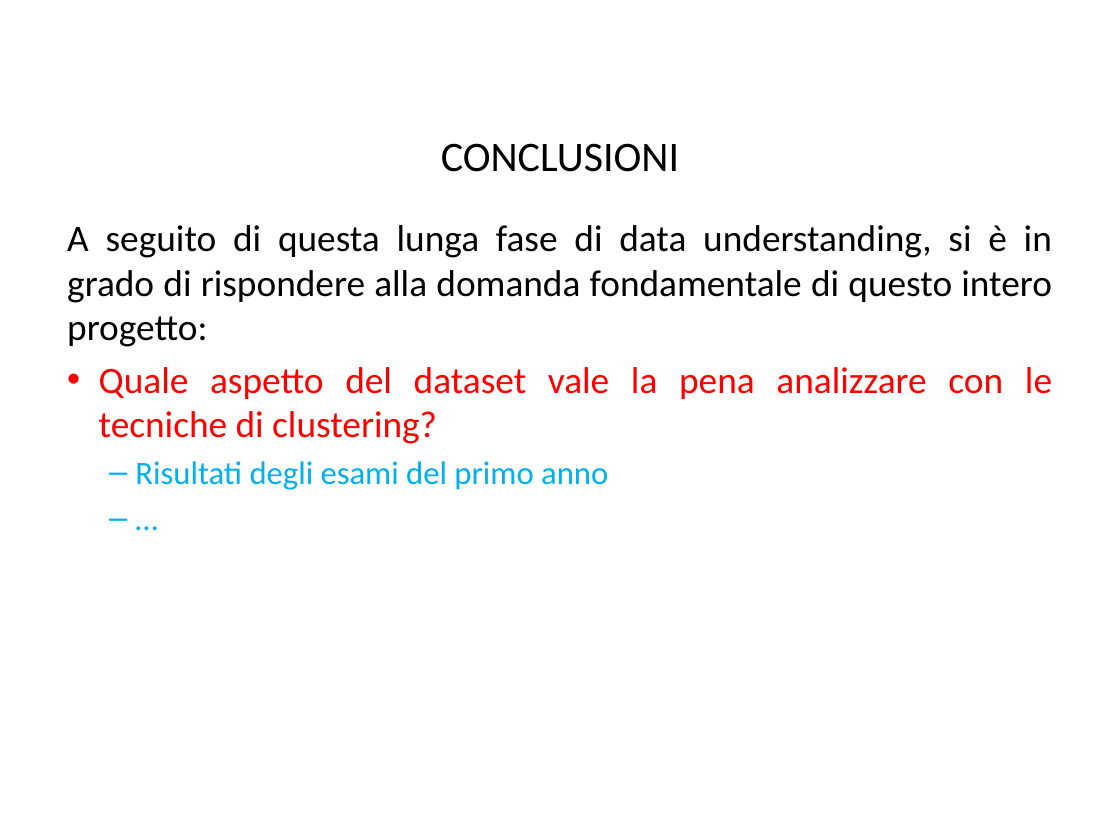
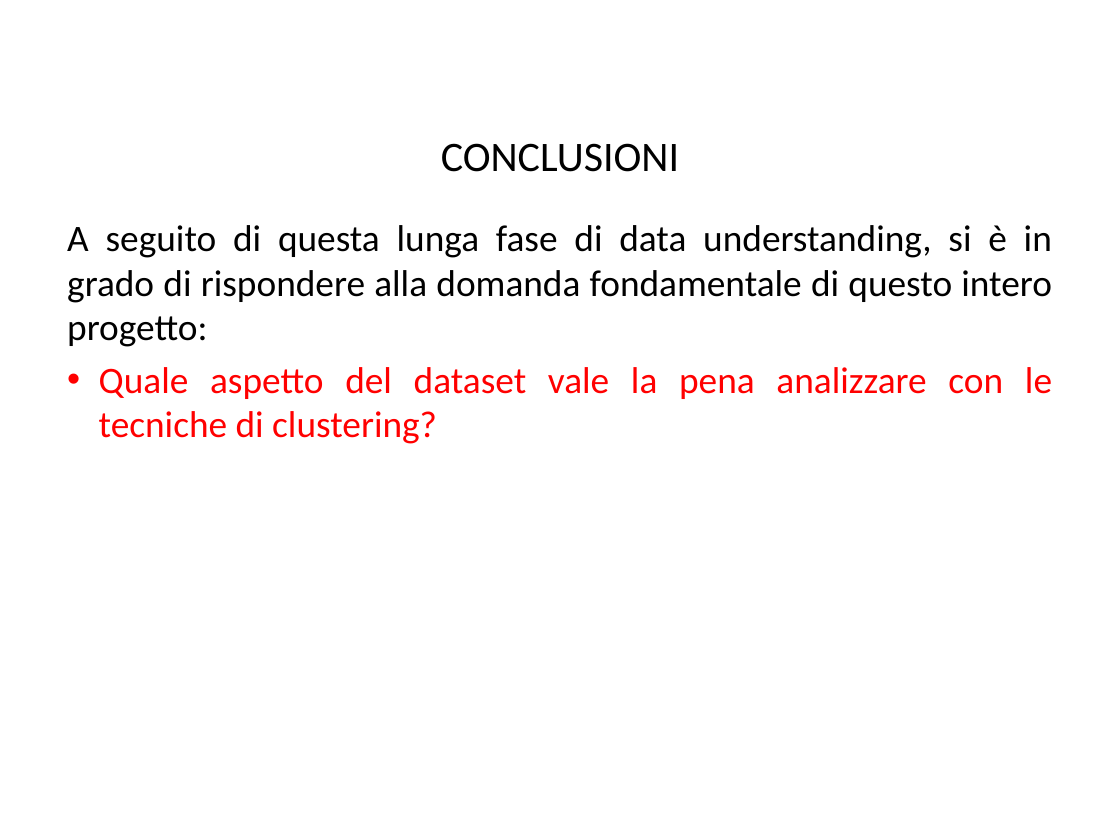
Before and after one commit to BlacknDecker/unifi, a slide deck: slide 28 of relazione.pptx (slide 22 before the commit). Drawn at 1120x840 pixels with LibreOffice and Linux fonts; fonts in the diff are those of the drawing; background and template pictures are left out. Boxes give left, top, right and bottom in pixels: in the first picture for what was removed or moved away, otherwise in the second. Text is boxed around its words. In the diff, an @@ line names an element or a change of style, - is before the commit and + after.

```diff
--- a/relazione.pptx
+++ b/relazione.pptx
@@ text at [135,461,608,490]: paragraphs removed @@
-  – Risultati degli esami del primo anno
-  – …
```
Also in this commit, not shown: 3 other slides changed, 6 slides added.
